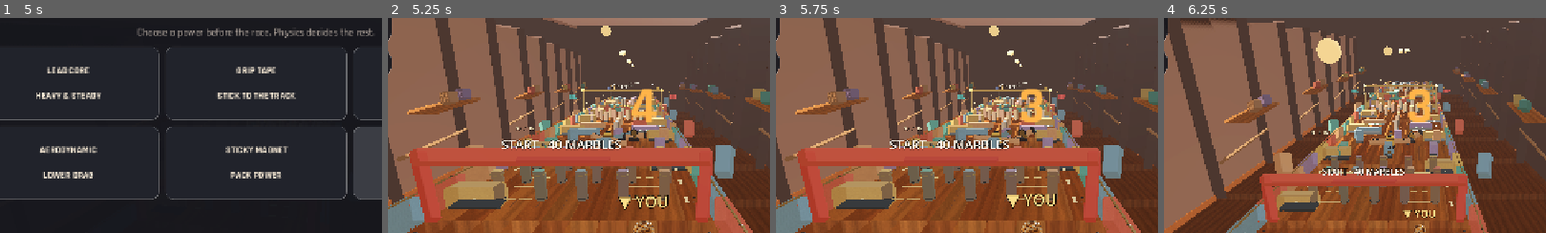
Above: before the commit, frames 1-4 (left to right).
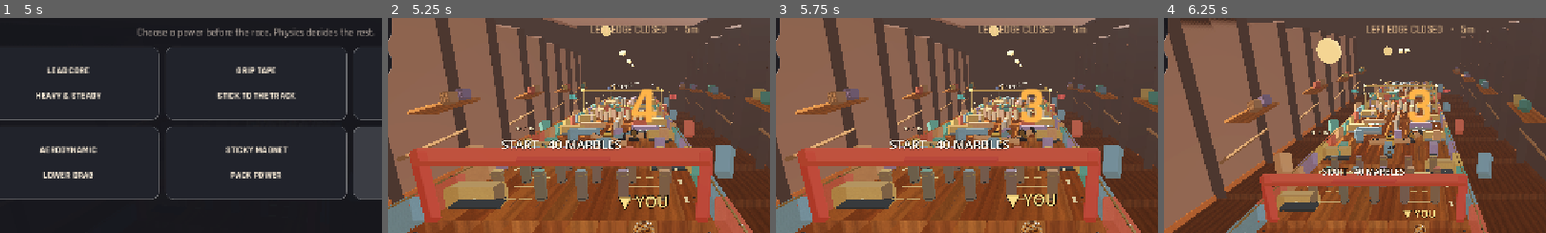
Above: after the commit, the same moments.

Repository: dbrckk/Marble-race-
Game: Godot game, scene res://scenes/main.tscn
The game is run twice, just before and just after one commit, with the same random seed, the same clock (stepped at 60 frames per second) and the same inputs.
Inputs:
- Up to frame 1 (5 s): click "STEERING: NORMAL" at 0.5 s; click "01 WOODWORKS | NEW" at 1.25 s; click "01 WOODWORKS | NEW" at 2 s; click "RACE SELECTED COURSE →" at 2.75 s; click "HEAD START JUMP THE GUN" at 3.5 s; click "HEAD START JUMP THE GUN" at 4.25 s
- Up to frame 2 (5.25 s): click "START RACE →" at 5 s
- Up to frame 3 (5.75 s): no input
- Up to frame 4 (6.25 s): click "CAMERA" at 5.75 s
The pictures show only the part of the screen within x 16-66%, y 14-64%; the shares and areas given below are measured in that part.

Frame 1 is identical in both runs. In frame 2, 0.5% of the frame differs, in the area x 53-81%, y 3-8%; in frame 3, 0.5%; in frame 4, 0.5%.

Commit message:
v1.2 RC: deterministic three-layout replay, stale-node cleanup and real obstacle anticipation HUD

Diff:
--- a/scripts/game.gd
+++ b/scripts/game.gd
@@ -88,6 +88,8 @@
 var career: RefCounted
 var selected_track := 0
 var race_variation := 0
+var built_variation := -1
+var hazard_beacons: Array[Dictionary] = []
 var result_saved := false
 var last_result: Dictionary = {}
 const QUALITY_NAMES := ["ECONOMY","BALANCED","ULTRA"]
@@ -231,6 +233,17 @@
     _apply_graphics_quality()
     return true
 
+func upcoming_hazard(at_z: float) -> Dictionary:
+    # Cached tiny index; UI polls at 9 Hz. Only genuine physical rail gates.
+    var nearest := 25.0
+    var notice: Dictionary = {}
+    for hazard in hazard_beacons:
+        var distance: float = at_z - float(hazard["z"])
+        if distance >= -1.0 and distance < nearest:
+            nearest = distance
+            notice = {"side":hazard["side"],"distance":maxi(0,int(round(distance)))}
+    return notice
+
 func current_timeout() -> float:
     return RACE_TIMEOUT + selected_track * 24.0
 
@@ -340,10 +353,14 @@
 
 func _make_course() -> void:
     if is_instance_valid(board):
+        remove_child(board)
         board.queue_free()
+    hazard_beacons.clear()
+    workshop_lamps.clear()
     board = Node3D.new()
     board.name = "HandcraftedWoodenCourse"
     board.set_meta("track_index",selected_track)
+    built_variation = race_variation
     add_child(board)
     moving_obstacles.clear()
     obstacle_finish = ObstacleFinish.new()
@@ -421,6 +438,7 @@
         var node := _box(parent,Vector3(side * 5.17,height_at(z)+0.49,z),
             size,_lacquer(material_color),true,true)
         node.name = "AntiEdgeBaffle_%02d_%s" % [section, "L" if side < 0.0 else "R"]
+        hazard_beacons.append({"z":z,"side":"LEFT" if side < 0.0 else "RIGHT"})
         obstacle_finish.register_block(node.transform,size,material_color)
     if selected_track >= 1 and section % 3 == 0:
         # This diagonal gate reaches further into the lane but leaves a
@@ -650,9 +668,11 @@
 func _spawn_racers() -> void:
     for m in racers:
         if is_instance_valid(m):
+            remove_child(m)
             m.queue_free()
     racers.clear()
     racer_finish_order.clear()
+    player_marker = null
     player = null
     for i in range(MARBLE_COUNT):
         var row = i / 8
@@ -741,7 +761,7 @@
     last_result = {}
     # Alternating geometry order on repeat attempts avoids an identical course
     # without changing the course identity or difficulty.
-    if race_variation > 0:
+    if race_variation != built_variation:
         _make_course()
         audio.bind_mechanisms(moving_obstacles)
         _apply_graphics_quality()
@@ -772,8 +792,10 @@
 func return_to_menu() -> void:
     for m in racers:
         if is_instance_valid(m):
+            remove_child(m)
             m.queue_free()
     racers.clear()
+    player_marker = null
     player = null
     if is_instance_valid(contact_shadows):
         contact_shadows.clear_racers()
@@ -790,7 +812,7 @@
         lamp_refresh = 0.25
         var view_z := player.global_position.z if is_instance_valid(player) and race_state != "MENU" else -3.0
         for lamp in workshop_lamps:
-            if is_instance_valid(lamp):
+            if is_instance_valid(lamp) and lamp.is_inside_tree():
                 var illumination_range := 0.0 if graphics_quality == 0 else (42.0 if graphics_quality == 2 else 29.0)
                 lamp.visible = absf(lamp.global_position.z - view_z) < illumination_range
     if is_instance_valid(player_marker) and is_instance_valid(player):
--- a/scripts/hud.gd
+++ b/scripts/hud.gd
@@ -36,6 +36,7 @@
 var course_progress: ProgressBar
 var boost_progress: ProgressBar
 var checkpoint_label: Label
+var hazard_label: Label
 var toast_remaining := 0.0
 var countdown_label: Label
 var selected_name := ""
@@ -356,6 +357,15 @@
     course_progress.anchor_top = 0.109
     course_progress.anchor_bottom = 0.134
     hud_layer.add_child(course_progress)
+    hazard_label = _text("",17,Color("#ffd39c"))
+    hazard_label.name = "UpcomingHazard"
+    hazard_label.anchor_left = 0.32
+    hazard_label.anchor_right = 0.68
+    hazard_label.anchor_top = 0.150
+    hazard_label.anchor_bottom = 0.203
+    hazard_label.horizontal_alignment = HORIZONTAL_ALIGNMENT_CENTER
+    hazard_label.visible = false
+    hud_layer.add_child(hazard_label)
     boost_progress = _progress_bar(Color("#91e6e6"))
     boost_progress.name = "BoostCharge"
     boost_progress.anchor_left = 0.665
@@ -559,6 +569,11 @@
     else:
         place_label.add_theme_color_override("font_color",TEXT)
     boost_progress.value = game.boost_energy*100.0
+    var hazard: Dictionary = game.upcoming_hazard(game.player.global_position.z)
+    hazard_label.visible = not hazard.is_empty()
+    if not hazard.is_empty():
+        hazard_label.text = "%s EDGE CLOSED   •   %dm" % [
+            str(hazard["side"]),int(hazard["distance"])]
     var ranking = game.get_rankings()
     var table = "TOP RACERS\n"
     for i in range(min(3,ranking.size())):
--- /dev/null
+++ b/tests/replay_variation.gd
@@ -0,0 +1,38 @@
+extends SceneTree
+func _initialize() -> void:
+    call_deferred("_verify")
+
+func _verify() -> void:
+    var game = load("res://scenes/main.tscn").instantiate()
+    root.add_child(game)
+    await process_frame
+    game.career.save_path = "user://test_variation_career.cfg"
+    var first_layout: int = game.built_variation
+    assert(first_layout == 0)
+    var gates: int = game.hazard_beacons.size()
+    assert(gates == 28, "Expected two physical edge hazards across fourteen sections")
+    var near_gate: Dictionary = game.upcoming_hazard(float(game.hazard_beacons[0]["z"]) + 12.0)
+    assert(not near_gate.is_empty() and int(near_gate["distance"]) <= 12,
+        "Lookahead must report approaching gate")
+    var layouts: Array[int] = []
+    for attempt in range(4):
+        game.start_race("Grip Tape")
+        layouts.append(game.built_variation)
+        assert(game.board.get_parent() == game)
+        assert(game.board.get_meta("track_index") == game.selected_track)
+        assert(game.ui.hazard_label != null, "Upcoming gate warning not attached")
+        assert(game.racers.size() == 40, "Race must have 40 marbles")
+        game.return_to_menu()
+        await process_frame
+    assert(layouts == [0,1,2,0], "Repeat runs must cycle all three obstacle layouts")
+    assert(game.get_tree().get_nodes_in_group("placeholder_empty").size() == 0)
+    var boards: int = 0
+    for child in game.get_children():
+        if child.name == "HandcraftedWoodenCourse":
+            boards += 1
+    assert(boards == 1, "Old course was left in the scene and could double physics")
+    print("VARIATION_AND_HAZARD_PASS: 0-1-2-0, 28 edge hazards, HUD warning, one course, 40 racers")
+    game.queue_free()
+    for n in range(4):
+        await process_frame
+    quit(0)
Not shown, changed: export_presets.cfg
Not shown, changed: .github/workflows/verify.yml
Not shown, changed: README.md
